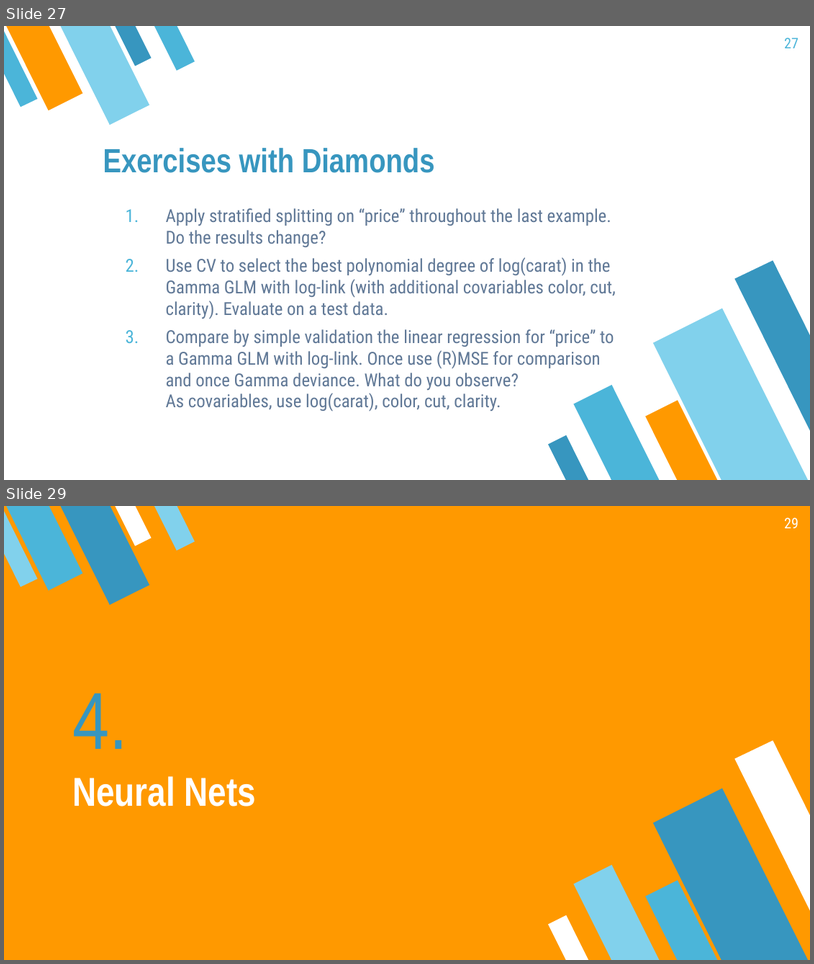
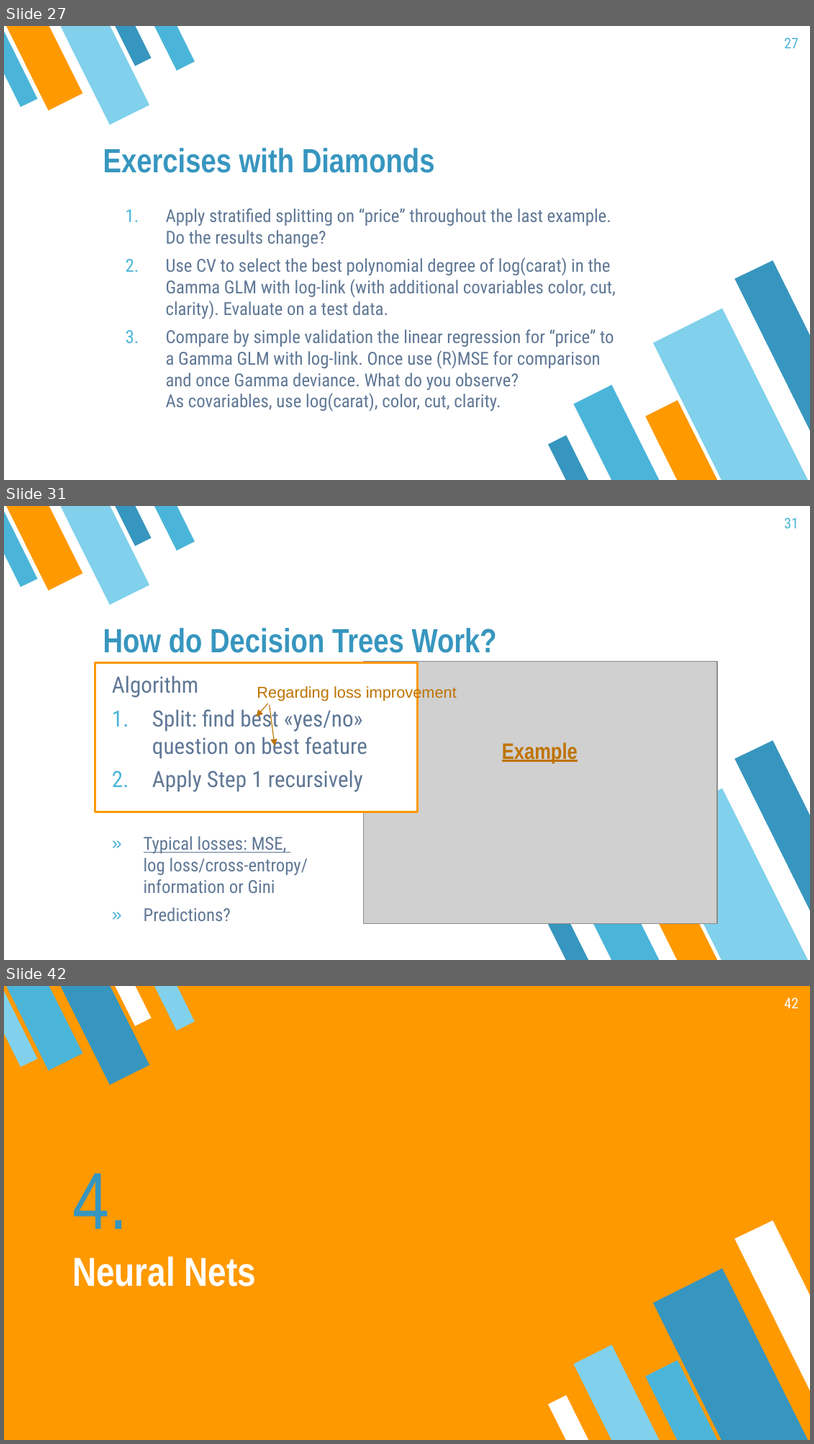
Before and after one commit to mayer79/ml_lecture, a slide deck: slides/DRAFT.pptx. Shown one above the other, each under a label of ours: slides 27 and 29 before the commit, slides 27, 31 and 42 after it; the slides between them are not shown. The pictures are 814x964 and 814x1444 pixels, drawn with LibreOffice and Linux fonts; fonts in the diff are those of the drawing; grey boxes stand for pictures. Boxes give left, top, right and bottom in pixels: in the first picture for what was removed or moved away, otherwise in the second. Text is boxed around its words. In the diff, an @@ line names an element or a change of style, - is before the commit and + after.

```diff
--- a/slides/DRAFT.pptx
+++ b/slides/DRAFT.pptx
@@ slide 31 added at bbox=[4, 506, 810, 960], background #FFFFFF; not listed: 10 template elements that a slide beside it also shows @@
@@ page number added at bbox=[784, 518, 799, 528], 13 pt, text #4BB5D9 @@
+31
@@ title added at bbox=[103, 628, 497, 653], 30 pt, text #3796BF, bold @@
+How do Decision Trees Work?
@@ text added at bbox=[112, 675, 368, 921], 20 pt, text #607896 @@
+Algorithm
+1. Split: find best «yes/no»
+   question on best feature
+2. Apply Step 1 recursively
+» Typical losses: MSE,
+  log loss/cross-entropy/
+  information or Gini
+» Predictions?
@@ picture added at bbox=[364, 662, 718, 924] @@
@@ text added at bbox=[257, 685, 457, 701], 14 pt, text #BF7300 @@
+Regarding loss improvement
@@ arrow added from (268, 703) to (257, 716), #BF7300 0.75 pt @@
@@ arrow added from (269, 705) to (275, 746), #BF7300 0.75 pt @@
@@ text added at bbox=[502, 742, 578, 763], 20 pt, text #BF7300, bold, underline @@
+Example
@@ what was slide 29 is now slide 42 @@
@@ page number at bbox=[784, 998, 799, 1008]: text changed @@
-29
+42
```
Also in this commit, not shown: 3 slides changed, 12 other slides added, 3 other files.
